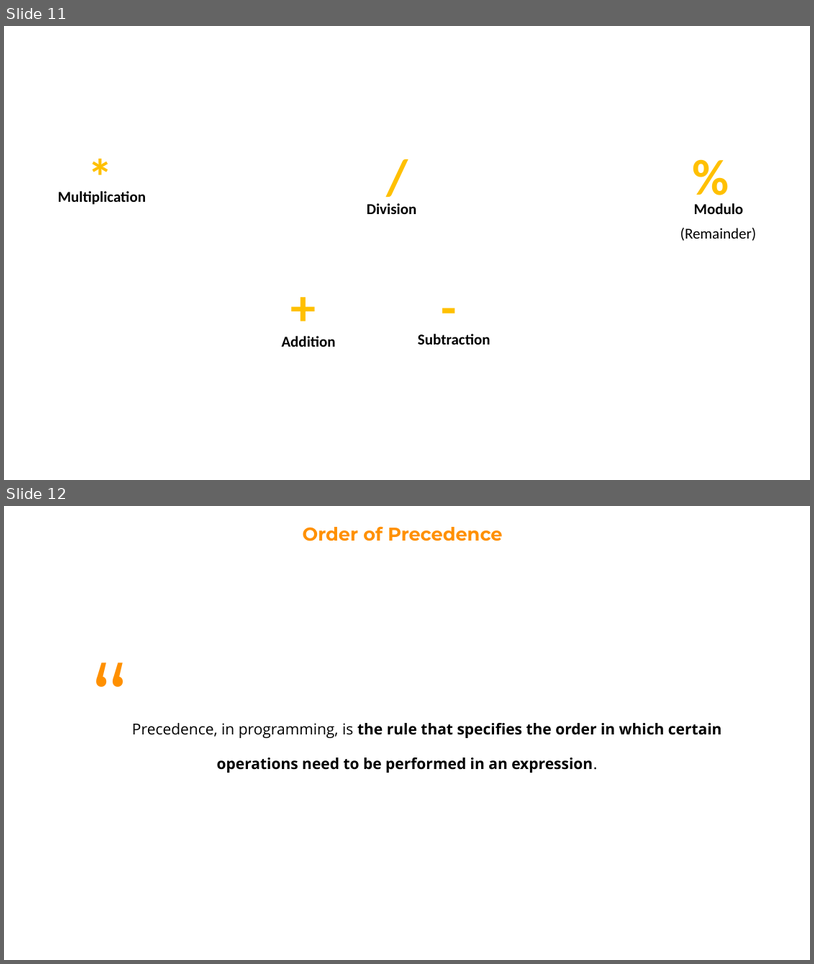
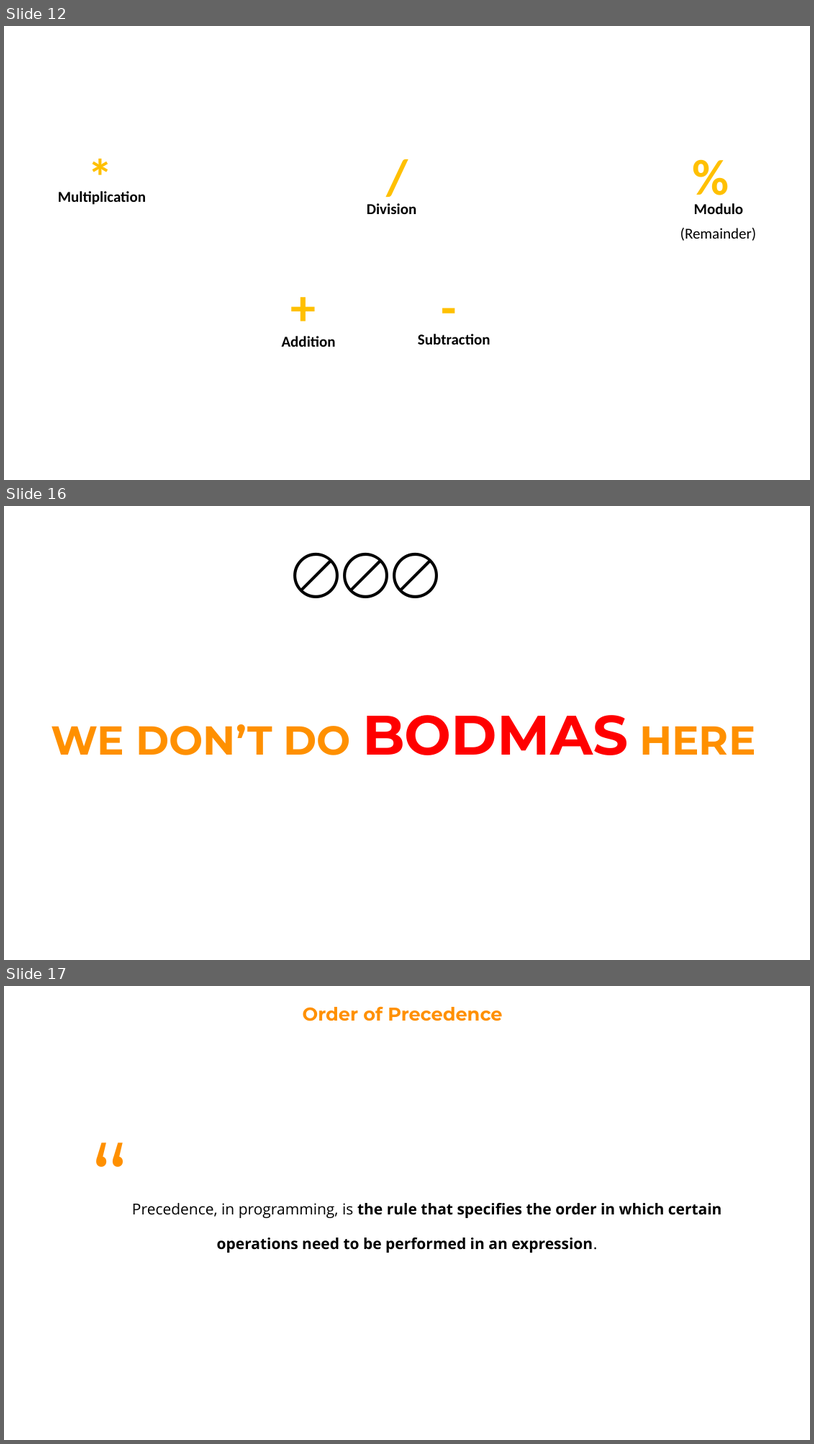
Before and after one commit to Robert-Doe/codeden, a slide deck: 3. Operators.pptx. Shown one above the other, each under a label of ours: slides 11 and 12 before the commit, slides 12, 16 and 17 after it; the slides between them are not shown. The pictures are 814x964 and 814x1444 pixels, drawn with LibreOffice and Linux fonts; fonts in the diff are those of the drawing. Boxes give left, top, right and bottom in pixels: in the first picture for what was removed or moved away, otherwise in the second. Text is boxed around its words. In the diff, an @@ line names an element or a change of style, - is before the commit and + after.

```diff
--- a/3. Operators.pptx
+++ b/3. Operators.pptx
@@ slide 16 added at (4, 506, 810, 960), background #FFFFFF @@
@@ text added at (286, 533, 528, 606), 66 pt, text #000000 @@
+🚫🚫🚫
@@ text added at (52, 715, 756, 755), 48 pt, text #FF9000, bold @@
+WE DON’T DO BODMAS HERE
@@ what was slide 11 is now slide 12 @@
@@ what was slide 12 is now slide 17 @@
```
Also in this commit, not shown: 1 slide changed, 9 other slides added, 37 other files.
